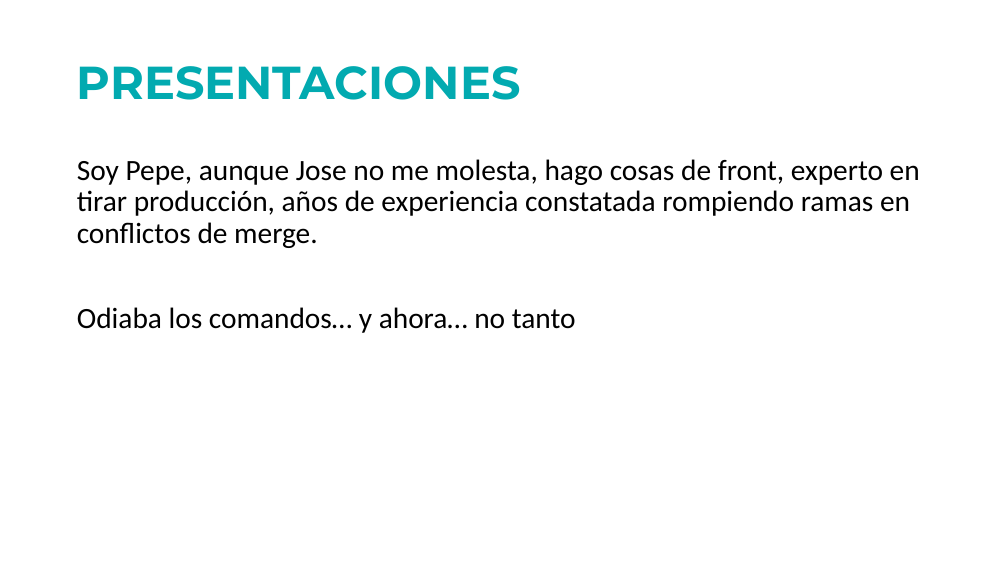
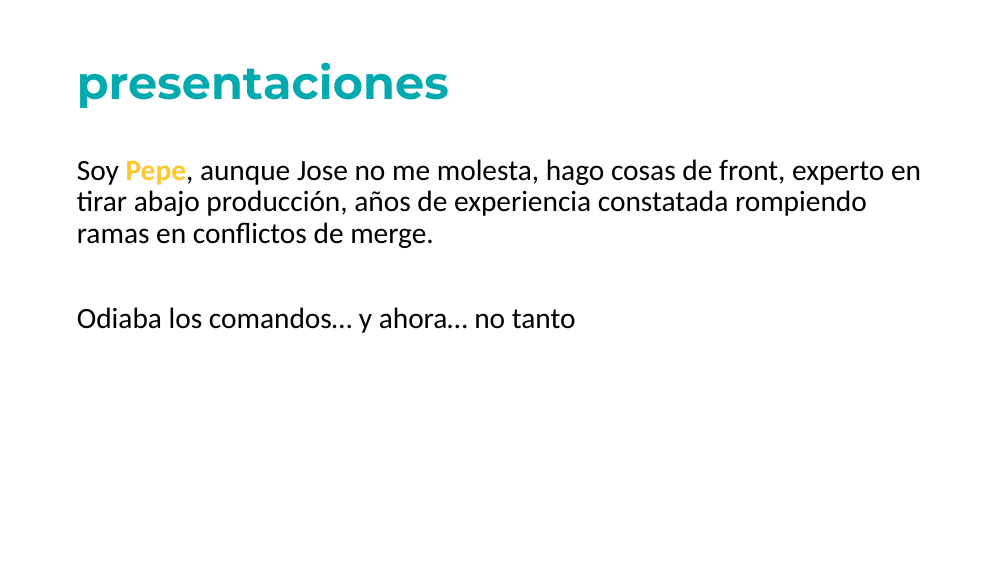
Before and after one commit to jofaval/talks-about, a slide deck: slide 5 of simplifying-git/fear-the-cli-no-more/simplifying-git-fear-the-cli-no-more.slides.es.pptx. Drawn at 1008x567 pixels with LibreOffice and Linux fonts; fonts in the diff are those of the drawing. Boxes give left, top, right and bottom in pixels: in the first picture for what was removed or moved away, otherwise in the second. Text is boxed around its words. In the diff, an @@ line names an element or a change of style, - is before the commit and + after.

```diff
--- a/simplifying-git/fear-the-cli-no-more/simplifying-git-fear-the-cli-no-more.slides.es.pptx
+++ b/simplifying-git/fear-the-cli-no-more/simplifying-git-fear-the-cli-no-more.slides.es.pptx
@@ title at box(77, 62, 449, 108): text changed @@
-PRESENTACIONES
+presentaciones
@@ text at box(77, 159, 921, 248): text changed @@
-Soy Pepe, aunque Jose no me molesta, hago cosas de front, experto en tirar producción, años de experiencia constatada rompiendo ramas en conflictos de merge.
+Soy Pepe, aunque Jose no me molesta, hago cosas de front, experto en tirar abajo producción, años de experiencia constatada rompiendo ramas en conflictos de merge.
```
Also in this commit, not shown: 12 other slides changed, 7 slides added, 1 other file.
